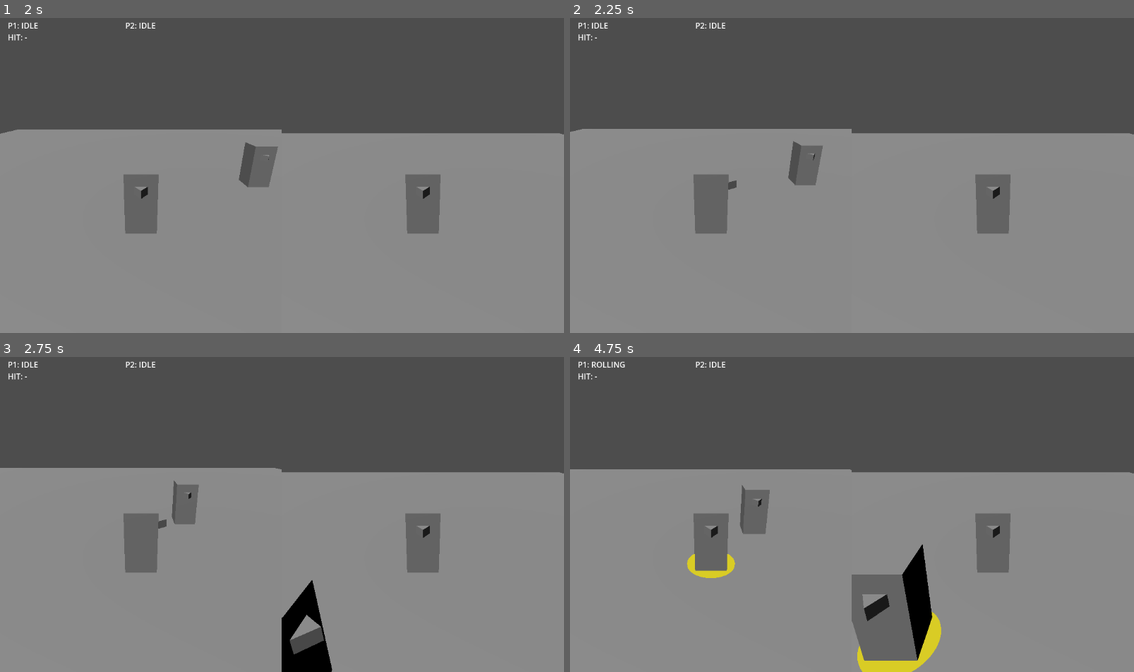
Above: before the commit, frames 1-4 (two rows, left to right).
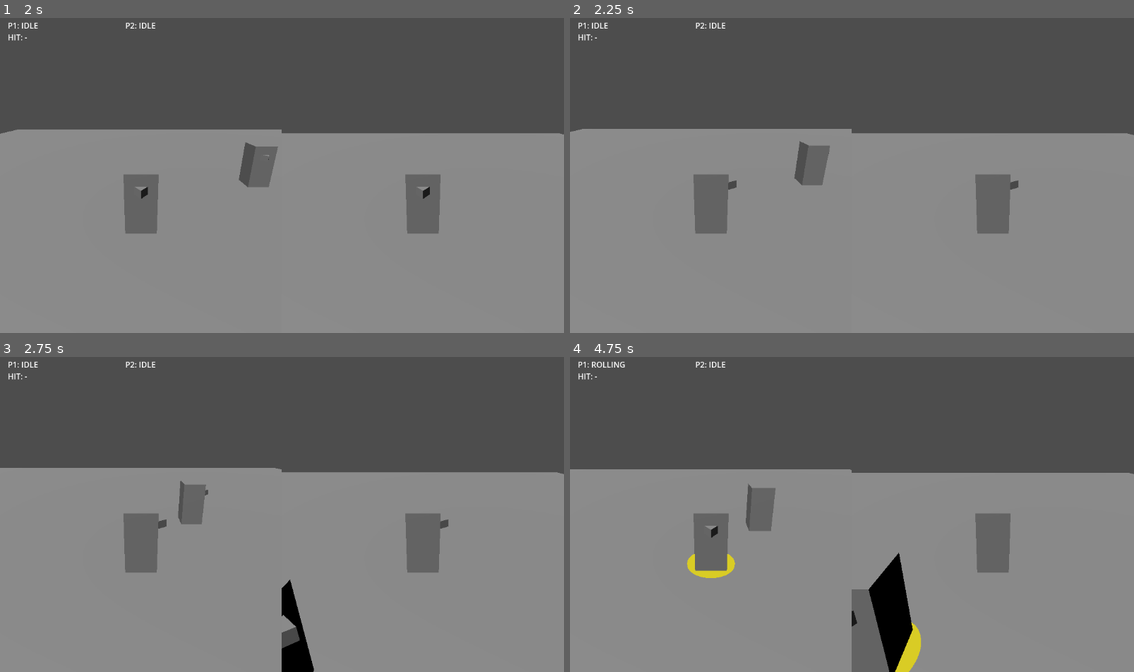
Above: after the commit, the same moments.

Repository: matkokrnic/cardsouls
Game: Godot game, scene res://src/main/main.tscn
Same seed, same stepped clock (60 frames per second), same inputs: the game is played once before the commit and once after it.
Inputs (mouse positions are in pixels of both pictures, inside the frame that each line leads up to):
- Up to frame 1 (2 s): tap Enter at 0.5 s; move the mouse to (406, 159) at 0.52 s; hold D (p1_move_right) 0.53-1.28 s; tap J (p1_attack) at 0.6 s; click (406, 159) at 0.67 s; tap R (p1_debug_reset) at 1.25 s; move the mouse to (169, 191) at 1.27 s; hold S (p1_move_down) from 1.28 s (still down); tap L (p1_roll) at 1.35 s
- Up to frame 2 (2.25 s): move the mouse to (908, 106) at 2.02 s; release S (p1_move_down) at 2.03 s; hold D (p1_move_right) from 2.03 s (still down); tap Right (p2_move_right) at 2.1 s
- Up to frame 3 (2.75 s): keep holding D (p1_move_right)
- Up to frame 4 (4.75 s): move the mouse to (823, 577) at 2.77 s; release D (p1_move_right) at 2.78 s; hold W (p1_move_up) 2.78-3.53 s; tap Up (p2_move_up) at 2.85 s; click (823, 577) at 2.92 s; move the mouse to (1021, 561) at 3.52 s; hold S (p1_move_down) from 3.53 s (still down); tap J (p1_attack) at 3.6 s; tap R (p1_debug_reset) at 4.25 s; move the mouse to (682, 467) at 4.27 s; tap L (p1_roll) at 4.35 s

Frame 1 is identical in both runs. In frame 2, 0.4% of the frame differs, in the area x 38-100%, y 36-58%; in frame 3, 1.8%; in frame 4, 4.4%, in the area x 30-100%, y 36-100%.

Commit message:
story 2-3: opponent slot becomes a second human
Flip slot_controller_kinds default to [0, 1] at the sole A3 config
point. Close the DEAD-slot residuals: zero a dead hero's velocity
every tick and skip its facing write in _resolve_movement, suppress
stamina regen for a dead hero in _regen_stamina, and drop contact
facts sourced from a dead attacker at the pre-dedupe rung of the
step-4 ladder. Guards for each residual class plus the shipped
default array. No in-flight window is stopped early; no new snapshot
field.

Co-Authored-By: Claude Opus 4.8 <noreply@anthropic.com>

Diff:
--- a/src/main/match_runner.gd
+++ b/src/main/match_runner.gd
@@ -18,15 +18,16 @@
 
 ## Story 1-6 (AC 2): THE single per-slot controller-kind config point. Slot 0 = P1, slot
 ## 1 = P2. Swapping a slot's kind here is the ONLY edit dummy -> PvP -> bot needs — E2 (2-3)
-## swaps slot 1 NULL -> KEYBOARD_P2, E7 -> a scripted kind — a one-line change, never a
-## hero/actor/state edit (dummy identity is a controller choice, arch amendment A3). P2
-## DEFAULTS to NULL (the training dummy, story 1-6); the second slot itself has existed and
-## been driven since E0 — this story SWAPS its driver, it does not add a slot.
+## swapped slot 1 NULL -> KEYBOARD_P2, E7 -> a scripted kind — a one-line change, never a
+## hero/actor/state edit (dummy identity is a controller choice, arch amendment A3). Slot 1
+## ships KEYBOARD_P2 as of 2-3; NULL remains an available kind (the 1-6 training dummy) but
+## is no longer the shipped default. The second slot itself has existed and been driven
+## since E0 — this story SWAPPED its driver, it does not add a slot.
 enum ControllerKind { KEYBOARD_P1, KEYBOARD_P2, NULL, GAMEPAD }
 
 @export var slot_controller_kinds: Array[ControllerKind] = [
 	ControllerKind.KEYBOARD_P1,  # slot 0 — P1 (local keyboard)
-	ControllerKind.NULL,         # slot 1 — P2 (training dummy; 2-3 -> KEYBOARD_P2)
+	ControllerKind.KEYBOARD_P2,  # slot 1 — P2 (local keyboard; 2-3 A3 flip NULL -> KEYBOARD_P2)
 ]
 
 @onready var _p1_hero: HeroActor = $P1Hero
--- a/src/state/match_state.gd
+++ b/src/state/match_state.gd
@@ -362,6 +362,15 @@
 		var target := p1 if int(fact["target"]) == 0 else p2
 		if target.hero.action_state == HeroState.ActionState.DEAD:
 			continue
+		# Story 2-3 (AC3, 2-3/R6): attacker-side DEAD FACT DROP — the same rung and the same
+		# DEAD-drop family as the target drop above: PRE-DEDUPE, ahead of the iframe drop and
+		# register_swing_hit. A dead attacker's fact delivers NOTHING (no damage, no
+		# hit_landed, no mana, no deflect signal). Placed before register_swing_hit so the
+		# corpse's fact never consumes the swing's one resolution; attack_index stays
+		# untouched. The in-flight window is NOT stopped or shortened here — it keeps ticking
+		# to expiry by design (1-9/R3 intact); it simply resolves to nothing.
+		if attacker.hero.action_state == HeroState.ActionState.DEAD:
+			continue
 		# Story 1-9 (1-9/R1): iframe FACT DROP — not a resolution. Judged on the window
 		# (+grace) ALONE, never on state == ROLLING (1-9/R3), and BEFORE dedupe
 		# registration (the DEAD-drop family): a dropped fact never consumes the swing,
@@ -416,14 +425,30 @@
 ## (CONSTRAINT C); the pool owns the mechanism (fixed add + post-spend delay window), THIS
 ## is the policy seat (D6): regen is suppressed while the hero is BLOCKING — block entry is
 ## free, so block must cost time or holding it would be free and P2 ("aggression is
-## economy") unenforced. Every other action state regenerates.
+## economy") unenforced; suppressed likewise while DEAD, since a corpse runs no economy
+## (story 2-3). Every other action state regenerates.
 func _regen_stamina(player: PlayerState) -> void:
-	player.stamina.advance_regen(
-		balance_ticks.stamina_regen_per_tick,
-		player.hero.action_state == HeroState.ActionState.BLOCKING)
+	# Story 2-3 (AC2, 2-3/R5): a DEAD hero is skipped the SAME way a BLOCKING one already is
+	# (the D6 suppression) — a corpse runs no economy. This extends the existing suppression
+	# flag; it is a DIFFERENT function and step from the P2 movement gate (do not merge them).
+	var state := player.hero.action_state
+	var suppressed := state == HeroState.ActionState.BLOCKING \
+			or state == HeroState.ActionState.DEAD
+	player.stamina.advance_regen(balance_ticks.stamina_regen_per_tick, suppressed)
 
 
 func _resolve_movement(player: PlayerState, intent: InputIntent, slot: int) -> void:
+	# Story 2-3 (AC2, 2-3/R5): a DEAD hero exhibits no live movement. ASYMMETRIC by
+	# downstream consumption (see story Dev Notes): velocity is EXPLICITLY written to zero
+	# EVERY tick — HeroActor.drive() reads hero_state.velocity straight into move_and_slide()
+	# (hero.gd:26), so a SKIPPED write would leave the last live velocity in place and the
+	# corpse would slide forever; facing is SKIPPED (this early return never reaches the
+	# facing write below), so its last value persists unchanged — that persistence IS the
+	# freeze, storing nothing new (hero.gd:34 only reads facing to derive a display yaw).
+	# No new snapshot field: only velocity's VALUE on the DEAD branch changes.
+	if player.hero.action_state == HeroState.ActionState.DEAD:
+		player.hero.velocity = Vector3.ZERO
+		return
 	var dir := intent.move_dir
 	if dir.length() > 1.0:
 		dir = dir.normalized()  # analog safety; never speed up past move_speed
--- a/test/integration/test_camera_relative.gd
+++ b/test/integration/test_camera_relative.gd
@@ -11,9 +11,11 @@
 ## are yawed in OPPOSITE senses and both heroes are driven forward: each follows its OWN camera
 ## and is unaffected by the other's rotation (P1 -> world -X, P2 -> world +X). Opposite results
 ## from opposite rig yaws prove the two bases are distinct, not shared. Slot 1 is put on a
-## KEYBOARD_P2 controller FOR THIS TEST ONLY (shipped main.tscn keeps slot 1 = NULL, the training
-## dummy); the kind is set on the scene instance BEFORE it enters the tree, through the single
-## per-slot config point (match_runner.slot_controller_kinds), never a private reach-in.
+## KEYBOARD_P2 controller EXPLICITLY, via assign() below (shipped main.tscn also ships
+## KEYBOARD_P2 on slot 1 as of 2-3 — NULL, the training dummy, remains an available kind but is
+## no longer the default); the kind is set on the scene instance BEFORE it enters the tree,
+## through the single per-slot config point (match_runner.slot_controller_kinds), never a
+## private reach-in.
 ##
 ## Run: godot --headless --path . --script res://test/integration/test_camera_relative.gd
 ## (read ${PIPESTATUS[0]} / set -o pipefail so grep can't mask the exit code).
@@ -35,7 +37,9 @@
 	var main: Variant = scene.instantiate()
 	# Single per-slot config point (story 1-6): drive slot 1 with a real keyboard controller so
 	# P2's camera-relative movement can be exercised. assign() coerces into the typed export in
-	# place, BEFORE add_child so the runner's _ready reads it. Shipped default keeps slot 1 = NULL.
+	# place, BEFORE add_child so the runner's _ready reads it. As of 2-3 this now matches the
+	# shipped default (slot 1 = KEYBOARD_P2), but the explicit override is kept on purpose: a
+	# test must not depend on a default it does not itself set.
 	main.slot_controller_kinds.assign([0, 1])  # 0 = KEYBOARD_P1, 1 = KEYBOARD_P2
 	root.add_child(main)
 	_p1 = root.get_node("Main/P1Hero")
--- a/test/state/test_architecture_invariants.gd
+++ b/test/state/test_architecture_invariants.gd
@@ -61,6 +61,22 @@
 	assert_eq(k.get("KEYBOARD_P2"), 1, "KEYBOARD_P2 == 1")
 	assert_eq(k.get("NULL"), 2, "NULL stays ordinal 2 (GAMEPAD appended, not inserted)")
 	assert_eq(k.get("GAMEPAD"), 3, "GAMEPAD appended == 3")
+
+
+func test_slot_controller_kinds_default_is_p1_p2() -> void:  # Story 2-3 (2-3/R7, AC1)
+	# DISTINCT from test_controller_kind_ordinals_pinned above: that pins the enum VALUES;
+	# this pins the SHIPPED default ARRAY. The 2-3 A3 flip moved slot 1 from the 1-6 NULL
+	# training dummy ([0, 2]) to a second live keyboard ([0, 1]). The live two-human smoke
+	# (2-3/R7) exercises THIS committed default with zero .tscn edits, so a regression that
+	# reverts the flip must bite here. Read the export default off a bare instance — @onready
+	# vars and _ready() do not run under .new() (no tree), so this is just the export default.
+	var runner: GDScript = load("res://src/main/match_runner.gd")
+	var inst: Node = runner.new()
+	var kinds: Array = inst.slot_controller_kinds
+	assert_eq(kinds.size(), 2, "exactly two slots ship (P1, P2)")
+	assert_eq(int(kinds[0]), 0, "slot 0 ships KEYBOARD_P1 (ordinal 0)")
+	assert_eq(int(kinds[1]), 1, "slot 1 ships KEYBOARD_P2 (ordinal 1) — the 2-3 flip from NULL")
+	inst.free()
 
 
 ## Story 1-10 (AC 6): the cues/ui layer is READ-ONLY (D5 — presentation subscribes,
--- a/test/state/test_contact_resolution.gd
+++ b/test/state/test_contact_resolution.gd
@@ -240,6 +240,42 @@
 	assert_eq(records[0]["hit"], [1], "the confirmed target is on the record")
 
 
+## ---- Dead attacker (story 2-3, AC3/AC4, 2-3/R6) -----------------------------------------
+
+## A DEAD attacker delivers nothing: the step-4 attacker-liveness drop sits at the same
+## PRE-DEDUPE rung as the target DEAD drop, ahead of the iframe drop and register_swing_hit.
+## The in-flight window is NOT stopped or shortened (1-9/R3 intact) — killing during the
+## active window, its record stays live — but the corpse's fact resolves to nothing: no
+## damage, no hit_landed, no mana, no deflect signal, and attack_index / the swing's one
+## resolution are untouched (register_swing_hit is never reached).
+func test_dead_attacker_in_flight_window_delivers_nothing() -> void:
+	var ms := _make_match()
+	_attack_and_advance_through(ms, 4)          # P1 ATTACKING, active window open (t4-7), swing 0
+	assert_true(ms.p1.hero.is_hitbox_active(), "attacker's active window is open before death")
+	var atk := ms.p1.hero.attack_index
+	var hits: Array = []
+	ms.hit_landed.connect(func(a: int, t: int, d: float, hp: float) -> void: hits.append([a, t, d, hp]))
+	var deflects: Array = []
+	ms.deflect_landed.connect(func(a: int, t: int) -> void: deflects.append([a, t]))
+	ms.p1.hero.take_damage(999.0)               # kill the attacker mid-swing
+	_advance(ms)                                # step 8 of this tick sets P1 DEAD (window keeps ticking)
+	assert_eq(ms.p1.hero.action_state, HeroState.ActionState.DEAD, "attacker is now DEAD")
+	assert_eq(ms.p1.hero.attack_index, atk, "swing index unchanged by death")
+	# A fact SOURCED from the dead attacker, its dedupe record still live.
+	var p2_hp_before := ms.p2.hero.get_hp()
+	var p1_mana_before := ms.p1.mana.get_current()
+	ms.push_contact(0, 1, atk, Vector2.DOWN)
+	_advance(ms)                                # step 4 resolves the fact against the DEAD attacker
+	assert_eq(ms.p2.hero.get_hp(), p2_hp_before, "no damage — a dead attacker's fact delivers nothing")
+	assert_eq(ms.p1.mana.get_current(), p1_mana_before, "no mana for a dead attacker (flag was ON)")
+	assert_eq(hits, [], "no hit_landed emitted for a dead attacker")
+	assert_eq(deflects, [], "no deflect_landed emitted for a dead attacker")
+	assert_eq(ms.p1.hero.attack_index, atk, "attack_index untouched (register_swing_hit never reached)")
+	var snap: Dictionary = ms.p1.hero.to_snapshot()
+	assert_true(bool(snap["swing_dedupe"]["records"].has(atk)),
+		"the swing's dedupe record is intact — the corpse's fact never consumed the swing's resolution")
+
+
 ## ---- Pre-injection guard ----------------------------------------------------------------
 
 func test_contacts_inert_without_apply_balance() -> void:
--- a/test/state/test_match_state.gd
+++ b/test/state/test_match_state.gd
@@ -85,3 +85,44 @@
 	ms.drain_signals()
 	assert_eq(ev.n, 2, "second death fires again — once per DEATH, not per match")
 	assert_eq(ev.loser, 1, "same loser reported")
+
+
+## Story 2-3 (AC2/AC4, 2-3/R5): a DEAD hero's velocity is EXPLICITLY zeroed every tick.
+## HeroActor.drive() reads hero_state.velocity straight into move_and_slide(), so a skipped
+## write would leave the last live velocity in place and the corpse would slide forever —
+## the residual this story kills. The kill tick still moves while alive (movement resolves in
+## step 3, DEAD is set in step 8), so the corpse carries velocity until the FIRST dead tick
+## zeroes it, and it stays zero across further ticks even with live move intents.
+func test_dead_hero_velocity_zeroed_every_tick() -> void:
+	var ms := MatchState.new(1, 100.0, 5.0, 50.0, 80.0)
+	_step(ms, Vector2(1, 0), Vector2.ZERO)   # P1 moving: velocity (5, 0, 0)
+	ms.p1.hero.take_damage(999.0)
+	_step(ms, Vector2(1, 0), Vector2.ZERO)   # kill tick: alive at step 3 -> velocity kept, DEAD at step 8
+	assert_eq(ms.p1.hero.action_state, HeroState.ActionState.DEAD, "P1 is DEAD")
+	assert_true(ms.p1.hero.velocity.is_equal_approx(Vector3(5, 0, 0)),
+		"corpse still carries its last live velocity after the kill tick — the residual this closes")
+	_step(ms, Vector2(0, 1), Vector2.ZERO)   # first DEAD tick, LIVE perpendicular intent
+	assert_true(ms.p1.hero.velocity.is_equal_approx(Vector3.ZERO),
+		"DEAD: velocity EXPLICITLY zeroed despite a live move intent")
+	_step(ms, Vector2(-1, 0), Vector2.ZERO)  # a further DEAD tick, another live intent
+	assert_true(ms.p1.hero.velocity.is_equal_approx(Vector3.ZERO),
+		"stays zero across further ticks with live intents")
+
+
+## Story 2-3 (AC2/AC4, 2-3/R5): a DEAD hero's facing write is SKIPPED — the last value
+## persists unchanged, and that persistence IS the freeze (no stored frozen copy, no new
+## snapshot field). Asymmetric with velocity above: velocity is written, facing is not.
+func test_dead_hero_facing_frozen() -> void:
+	var ms := MatchState.new(1, 100.0, 5.0, 50.0, 80.0)
+	_step(ms, Vector2(1, 0), Vector2.ZERO)   # P1 facing -> (1, 0)
+	assert_true(ms.p1.hero.facing.is_equal_approx(Vector2(1, 0)), "live facing set from input")
+	ms.p1.hero.take_damage(999.0)
+	_step(ms, Vector2(1, 0), Vector2.ZERO)   # kill tick: DEAD at step 8, facing still (1, 0)
+	assert_eq(ms.p1.hero.action_state, HeroState.ActionState.DEAD, "P1 is DEAD")
+	var frozen := ms.p1.hero.facing
+	_step(ms, Vector2(0, 1), Vector2.ZERO)   # DEAD tick, live perpendicular intent
+	assert_true(ms.p1.hero.facing.is_equal_approx(frozen),
+		"DEAD: facing write SKIPPED — last value persists, NOT updated to (0, 1)")
+	_step(ms, Vector2(0, -1), Vector2.ZERO)  # a further DEAD tick, another live intent
+	assert_true(ms.p1.hero.facing.is_equal_approx(frozen),
+		"facing stays frozen across further ticks with live intents")
--- a/test/state/test_stamina_economy.gd
+++ b/test/state/test_stamina_economy.gd
@@ -356,6 +356,26 @@
 		"reloaded delay (2 ticks) and regen rate (2.0/tick) both read inline")
 
 
+## Story 2-3 (AC2/AC4, 2-3/R5): a DEAD hero's stamina regen is suppressed the SAME way
+## BLOCKING already is (D6) — a corpse runs no economy. The kill tick still regenerates
+## while alive (regen is step 5, DEAD is set in step 8), so regen is captured at death and
+## must not advance across further DEAD ticks.
+func test_dead_hero_stamina_does_not_regen() -> void:
+	var ms := _make_match()
+	ms.p1.stamina.spend(20.0, 0)  # 30, no delay window — regen would otherwise be visible
+	ms.drain_signals()
+	assert_eq(ms.p1.stamina.get_current(), 30.0, "start below max")
+	ms.p1.hero.take_damage(999.0)
+	_advance(ms)  # kill tick: alive at step 5 -> regen 30 -> 31, DEAD at step 8
+	assert_eq(ms.p1.hero.action_state, HeroState.ActionState.DEAD, "P1 is DEAD")
+	var stamina_at_death := ms.p1.stamina.get_current()
+	assert_eq(stamina_at_death, 31.0, "kill tick regenerated once while still alive")
+	for i in range(3):
+		_advance(ms)
+	assert_eq(ms.p1.stamina.get_current(), stamina_at_death,
+		"DEAD: no stamina regen across further ticks (suppressed like BLOCKING)")
+
+
 ## ---- Step-5 null guard ------------------------------------------------------------------
 
 func test_no_regen_without_apply_balance() -> void:
